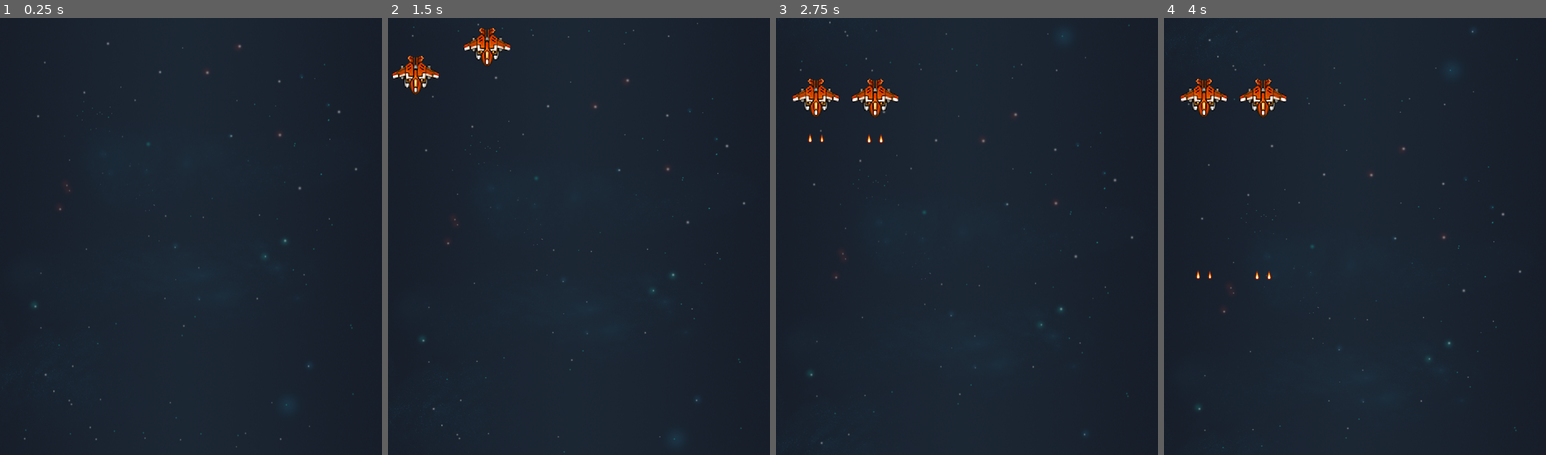
Above: before the commit, frames 1-4 (left to right).
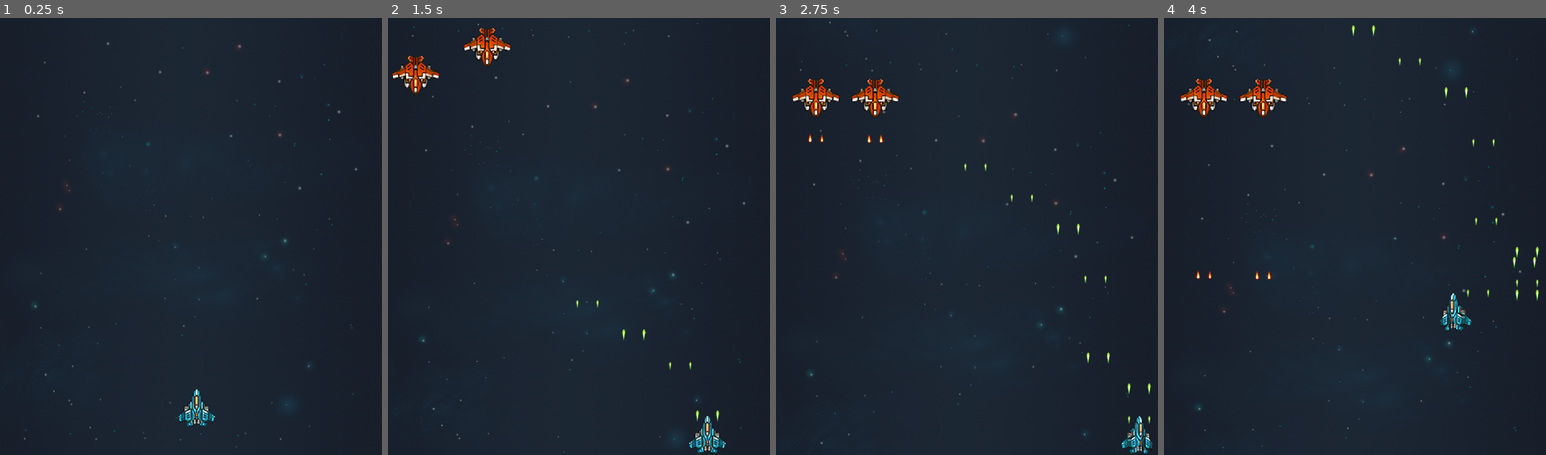
Above: after the commit, the same moments.

Repository: M4L3N4B/ISCS-ShootEmUp
Game: Godot game, scene res://scenes/level.tscn
Two runs of this game, one before a commit and one after it. Both use one fixed random seed, a clock stepped at 60 frames per second and the inputs below.
Inputs:
- Up to frame 1 (0.25 s): no input
- Up to frame 2 (1.5 s): hold D (Right, bound only after the commit) 0.53-1.28 s; hold F (Fire, bound only after the commit) 0.53-1.28 s; hold S (Down, bound only after the commit) from 1.28 s (still down); tap F (Fire, bound only after the commit) at 1.35 s
- Up to frame 3 (2.75 s): release S (Down, bound only after the commit) at 2.03 s; hold D (Right, bound only after the commit) from 2.03 s (still down); hold F (Fire, bound only after the commit) from 2.03 s (still down)
- Up to frame 4 (4 s): release D (Right, bound only after the commit) at 2.78 s; release F (Fire, bound only after the commit) at 2.78 s; hold W (Up, bound only after the commit) 2.78-3.53 s; tap F (Fire, bound only after the commit) at 2.85 s; hold A (Left, bound only after the commit) from 3.53 s (still down); hold F (Fire, bound only after the commit) from 3.53 s (still down)

The runs differ from the first frame. In frame 1, 0.4% of the frame differs, in the area x 46-57%, y 84-94%; in frame 2, 0.5%; in frame 3, 0.5%; in frame 4, 0.6%, in the area x 49-99%, y 1-72%.

Commit message:
Added player scene and logic

Diff:
--- a/project.godot
+++ b/project.godot
@@ -20,6 +20,38 @@
 window/size/viewport_width=700
 window/size/viewport_height=800
 
+[dotnet]
+
+project/assembly_name="ISCS-ShootEmUp"
+
+[input]
+
+Up={
+"deadzone": 0.5,
+"events": [Object(InputEventKey,"resource_local_to_scene":false,"resource_name":"","device":-1,"window_id":0,"alt_pressed":false,"shift_pressed":false,"ctrl_pressed":false,"meta_pressed":false,"pressed":false,"keycode":0,"physical_keycode":87,"key_label":0,"unicode":119,"location":0,"echo":false,"script":null)
+]
+}
+Down={
+"deadzone": 0.5,
+"events": [Object(InputEventKey,"resource_local_to_scene":false,"resource_name":"","device":-1,"window_id":0,"alt_pressed":false,"shift_pressed":false,"ctrl_pressed":false,"meta_pressed":false,"pressed":false,"keycode":0,"physical_keycode":83,"key_label":0,"unicode":115,"location":0,"echo":false,"script":null)
+]
+}
+Left={
+"deadzone": 0.5,
+"events": [Object(InputEventKey,"resource_local_to_scene":false,"resource_name":"","device":-1,"window_id":0,"alt_pressed":false,"shift_pressed":false,"ctrl_pressed":false,"meta_pressed":false,"pressed":false,"keycode":0,"physical_keycode":65,"key_label":0,"unicode":97,"location":0,"echo":false,"script":null)
+]
+}
+Right={
+"deadzone": 0.5,
+"events": [Object(InputEventKey,"resource_local_to_scene":false,"resource_name":"","device":-1,"window_id":0,"alt_pressed":false,"shift_pressed":false,"ctrl_pressed":false,"meta_pressed":false,"pressed":false,"keycode":0,"physical_keycode":68,"key_label":0,"unicode":100,"location":0,"echo":false,"script":null)
+]
+}
+Fire={
+"deadzone": 0.5,
+"events": [Object(InputEventKey,"resource_local_to_scene":false,"resource_name":"","device":-1,"window_id":0,"alt_pressed":false,"shift_pressed":false,"ctrl_pressed":false,"meta_pressed":false,"pressed":false,"keycode":0,"physical_keycode":70,"key_label":0,"unicode":102,"location":0,"echo":false,"script":null)
+]
+}
+
 [physics]
 
 3d/physics_engine="Jolt Physics"
--- a/scenes/level.tscn
+++ b/scenes/level.tscn
@@ -2,6 +2,8 @@
 
 [ext_resource type="Texture2D" uid="uid://bhriopcof4dte" path="res://assets/SpaceRage/BG.png" id="1_2q6dc"]
 [ext_resource type="PackedScene" uid="uid://drpd3p6ulghka" path="res://scenes/enemy/enemy.tscn" id="2_w7c3h"]
+[ext_resource type="PackedScene" uid="uid://c8emdavkhvib6" path="res://scenes/player.tscn" id="2_w8frs"]
+[ext_resource type="Script" uid="uid://bh0fkbf7fpmc7" path="res://scripts/player.gd" id="3_mx8sn"]
 
 [node name="Level" type="Node2D" unique_id=1582846004]
 
@@ -13,6 +15,10 @@
 position = Vector2(350, 400)
 texture = ExtResource("1_2q6dc")
 
+[node name="Player" parent="." unique_id=238055065 instance=ExtResource("2_w8frs")]
+position = Vector2(360, 716)
+script = ExtResource("3_mx8sn")
+
 [node name="Enemy" parent="." unique_id=2141922867 instance=ExtResource("2_w7c3h")]
 position = Vector2(181.99998, -96)
 
--- a/scenes/player.tscn
+++ b/scenes/player.tscn
@@ -1,7 +1,165 @@
 [gd_scene format=3 uid="uid://c8emdavkhvib6"]
 
-[node name="Player" type="CharacterBody2D" unique_id=1141798760]
+[ext_resource type="Texture2D" uid="uid://f0gjfj6ns58a" path="res://assets/SpaceRage/Player/player_b_m.png" id="1_3vyb7"]
+[ext_resource type="Texture2D" uid="uid://d34arfhw1lcdt" path="res://assets/SpaceRage/Explosions/explosion_1_01.png" id="1_a8ls1"]
+[ext_resource type="Script" uid="uid://bh0fkbf7fpmc7" path="res://scripts/player.gd" id="1_qfm1y"]
+[ext_resource type="Texture2D" uid="uid://bpjbxfr3q581p" path="res://assets/SpaceRage/Explosions/explosion_1_02.png" id="2_qfm1y"]
+[ext_resource type="Texture2D" uid="uid://cgm1bxuyj6208" path="res://assets/SpaceRage/Explosions/explosion_1_03.png" id="3_fulsm"]
+[ext_resource type="Texture2D" uid="uid://d05u3xbpnbmpn" path="res://assets/SpaceRage/Explosions/explosion_1_04.png" id="4_4r5pv"]
+[ext_resource type="Texture2D" uid="uid://cxowppn1cm3ir" path="res://assets/SpaceRage/Explosions/explosion_1_05.png" id="5_60mlk"]
+[ext_resource type="Texture2D" uid="uid://dah1avkrbv85q" path="res://assets/SpaceRage/Explosions/explosion_1_06.png" id="6_i4ail"]
+[ext_resource type="Texture2D" uid="uid://517junmyu8ry" path="res://assets/SpaceRage/Explosions/explosion_1_07.png" id="7_a38lo"]
+[ext_resource type="Texture2D" uid="uid://g5ofuq2cqmqr" path="res://assets/SpaceRage/Explosions/explosion_1_08.png" id="8_4ni07"]
+[ext_resource type="Texture2D" uid="uid://dt4pwusfloay2" path="res://assets/SpaceRage/Explosions/explosion_1_09.png" id="9_l71n6"]
+[ext_resource type="Texture2D" uid="uid://dpge5sghnyrhs" path="res://assets/SpaceRage/Explosions/explosion_1_10.png" id="10_ke2ow"]
+[ext_resource type="Texture2D" uid="uid://dd55sefq85ooh" path="res://assets/SpaceRage/Explosions/explosion_1_11.png" id="11_ujl30"]
+[ext_resource type="Texture2D" uid="uid://cy5do1mh8ui2u" path="res://assets/SpaceRage/Player/player_b_l1.png" id="12_31cv2"]
+[ext_resource type="Texture2D" uid="uid://nywsigqtph21" path="res://assets/SpaceRage/Player/player_b_r2.png" id="13_pf23h"]
+[ext_resource type="Texture2D" uid="uid://ddfdfwwfjih3u" path="res://assets/SpaceRage/Player/player_b_l2.png" id="14_dt7fs"]
+[ext_resource type="Texture2D" uid="uid://bf6wwfqhohjxh" path="res://assets/SpaceRage/Player/player_b_r1.png" id="15_wqfne"]
 
-[node name="CollisionShape2D" type="CollisionShape2D" parent="." unique_id=1069034185]
+[sub_resource type="SpriteFrames" id="SpriteFrames_wnwbv"]
+animations = [{
+"frames": [{
+"duration": 1.0,
+"texture": ExtResource("1_a8ls1")
+}, {
+"duration": 1.0,
+"texture": ExtResource("2_qfm1y")
+}, {
+"duration": 1.0,
+"texture": ExtResource("3_fulsm")
+}, {
+"duration": 1.0,
+"texture": ExtResource("4_4r5pv")
+}, {
+"duration": 1.0,
+"texture": ExtResource("5_60mlk")
+}, {
+"duration": 1.0,
+"texture": ExtResource("6_i4ail")
+}, {
+"duration": 1.0,
+"texture": ExtResource("7_a38lo")
+}, {
+"duration": 1.0,
+"texture": ExtResource("8_4ni07")
+}, {
+"duration": 1.0,
+"texture": ExtResource("9_l71n6")
+}, {
+"duration": 1.0,
+"texture": ExtResource("10_ke2ow")
+}, {
+"duration": 1.0,
+"texture": ExtResource("11_ujl30")
+}],
+"loop": false,
+"name": &"explode",
+"speed": 30.0
+}, {
+"frames": [{
+"duration": 1.0,
+"texture": ExtResource("12_31cv2")
+}],
+"loop": true,
+"name": &"full_left",
+"speed": 5.0
+}, {
+"frames": [{
+"duration": 1.0,
+"texture": ExtResource("13_pf23h")
+}],
+"loop": true,
+"name": &"full_right",
+"speed": 5.0
+}, {
+"frames": [{
+"duration": 1.0,
+"texture": ExtResource("14_dt7fs")
+}, {
+"duration": 1.0,
+"texture": ExtResource("12_31cv2")
+}],
+"loop": false,
+"name": &"strafe_left",
+"speed": 7.5
+}, {
+"frames": [{
+"duration": 1.0,
+"texture": ExtResource("15_wqfne")
+}, {
+"duration": 1.0,
+"texture": ExtResource("13_pf23h")
+}],
+"loop": false,
+"name": &"strafe_right",
+"speed": 7.5
+}, {
+"frames": [{
+"duration": 1.0,
+"texture": ExtResource("1_3vyb7")
+}],
+"loop": true,
+"name": &"straight",
+"speed": 5.0
+}, {
+"frames": [{
+"duration": 1.0,
+"texture": ExtResource("12_31cv2")
+}, {
+"duration": 1.0,
+"texture": ExtResource("14_dt7fs")
+}],
+"loop": false,
+"name": &"straighten_from_left",
+"speed": 7.5
+}, {
+"frames": [{
+"duration": 1.0,
+"texture": ExtResource("13_pf23h")
+}, {
+"duration": 1.0,
+"texture": ExtResource("15_wqfne")
+}],
+"loop": false,
+"name": &"straighten_from_right",
+"speed": 7.5
+}]
 
-[node name="AnimatedSprite2D" type="AnimatedSprite2D" parent="." unique_id=1424358641]
+[sub_resource type="CapsuleShape2D" id="CapsuleShape2D_mx8sn"]
+radius = 38.0
+height = 84.0
+
+[node name="Player" type="CharacterBody2D" unique_id=238055065]
+script = ExtResource("1_qfm1y")
+
+[node name="AnimatedSprite2D" type="AnimatedSprite2D" parent="." unique_id=182848510]
+texture_filter = 1
+position = Vector2(2.000001, 3.000001)
+scale = Vector2(1.4375, 1.4375)
+sprite_frames = SubResource("SpriteFrames_wnwbv")
+animation = &"strafe_right"
+
+[node name="CollisionShape2D" type="CollisionShape2D" parent="." unique_id=481330714]
+shape = SubResource("CapsuleShape2D_mx8sn")
+
+[node name="Timers" type="Node" parent="." unique_id=200191562]
+
+[node name="MovementTimer" type="Timer" parent="Timers" unique_id=1111620316]
+wait_time = 0.5
+one_shot = true
+
+[node name="ShootTimer" type="Timer" parent="Timers" unique_id=1807148631]
+wait_time = 0.25
+one_shot = true
+
+[node name="BulletMarkers" type="Node2D" parent="." unique_id=336384798]
+
+[node name="RightMarker" type="Marker2D" parent="BulletMarkers" unique_id=1499627553]
+position = Vector2(19, -6)
+
+[node name="LeftMarker" type="Marker2D" parent="BulletMarkers" unique_id=1171499303]
+position = Vector2(-18, -6)
+
+[connection signal="timeout" from="Timers/ShootTimer" to="." method="_on_ShootTimer_timeout"]
--- /dev/null
+++ b/scenes/playerbullet.tscn
@@ -0,0 +1,32 @@
+[gd_scene format=3 uid="uid://dsvjq6xpa6rxh"]
+
+[ext_resource type="Texture2D" uid="uid://dm6l7b0dm8nxn" path="res://assets/SpaceRage/FX/plasma_1.png" id="1_7fy7u"]
+[ext_resource type="Script" uid="uid://crdfgae3pctwk" path="res://scripts/player_bullet.gd" id="1_7jfqc"]
+[ext_resource type="Texture2D" uid="uid://ci65p7qoc4bax" path="res://assets/SpaceRage/FX/plasma_2.png" id="2_7jfqc"]
+
+[sub_resource type="SpriteFrames" id="SpriteFrames_rqvlm"]
+animations = [{
+"frames": [{
+"duration": 1.0,
+"texture": ExtResource("1_7fy7u")
+}, {
+"duration": 1.0,
+"texture": ExtResource("2_7jfqc")
+}],
+"loop": true,
+"name": &"fire",
+"speed": 10.0
+}]
+
+[sub_resource type="RectangleShape2D" id="RectangleShape2D_g3yst"]
+size = Vector2(6, 20)
+
+[node name="Area2D" type="Area2D" unique_id=699450745]
+script = ExtResource("1_7jfqc")
+
+[node name="AnimatedSprite2D" type="AnimatedSprite2D" parent="." unique_id=995603338]
+sprite_frames = SubResource("SpriteFrames_rqvlm")
+animation = &"fire"
+
+[node name="CollisionShape2D" type="CollisionShape2D" parent="." unique_id=114989669]
+shape = SubResource("RectangleShape2D_g3yst")
--- /dev/null
+++ b/scripts/player.gd
@@ -0,0 +1,106 @@
+extends CharacterBody2D
+
+@onready var anim_sprite = $AnimatedSprite2D
+@onready var mvmt_timer = $Timers/MovementTimer
+@onready var shoot_timer = $Timers/ShootTimer
+@onready var bullet_markers = $BulletMarkers
+
+var bullet = preload("res://scenes/playerbullet.tscn")
+
+const SPEED = 300.0
+var last_direction = 0
+var health = 100
+var canShoot = true
+
+# The functions are arranged as follows:
+# 1. Movement-related
+# 2. Collision-related
+# 3. Firing-related
+# 4. Timer-related
+
+# Movement-related Functions
+
+func _physics_process(_delta: float) -> void:
+	var movement = Vector2.ZERO
+
+	if Input.is_action_pressed("Up"):
+		movement.y = -1
+	if Input.is_action_pressed("Down"):
+		movement.y = 1
+	if Input.is_action_pressed("Left"):
+		movement.x = -1
+	if Input.is_action_pressed("Right"):
+		movement.x = 1
+
+	movement = movement.normalized() * SPEED
+	velocity = movement
+	move_and_slide()
+
+	global_position.x = clamp(global_position.x, 35, 665)
+	global_position.y = clamp(global_position.y, 40, 765)
+
+	if movement.x < 0:
+		if last_direction != -1:
+			anim_sprite.play("strafe_left")
+			mvmt_timer.start()
+			last_direction = -1
+
+	elif movement.x > 0:
+		if last_direction != 1:
+			anim_sprite.play("strafe_right")
+			mvmt_timer.start()
+			last_direction = 1
+
+	else:
+		if last_direction == -1:
+			anim_sprite.play("straighten_from_left")
+		elif last_direction == 1:
+			anim_sprite.play("straighten_from_right")
+		else: anim_sprite.play("straight")
+		last_direction = 0
+
+# Collision-related Functions
+
+func take_damage(damage: int) -> void:
+	health -= damage
+	is_health_zero()
+
+func is_health_zero() -> void:
+	if health == 0:
+		explode()
+		shoot_timer.stop()
+		canShoot = false
+
+func explode() -> void:
+	anim_sprite.play("explode")
+	await anim_sprite.animation_finished
+	queue_free()
+
+# Firing-related Functions
+
+func _process(_delta: float) -> void:
+	if Input.is_action_pressed("Fire") and canShoot:
+		shoot()
+
+func _on_ShootTimer_timeout():
+	canShoot = true
+
+func shoot():
+	for marker in bullet_markers.get_children():
+		var bullet_item = bullet.instantiate()
+		bullet_item.global_position = marker.global_position
+		get_parent().add_child(bullet_item)
+		canShoot = false
+		shoot_timer.start()
+
+# Timer-related Functions
+
+func _on_MovementTimer_timeout() -> void:
+	if anim_sprite.animation == "full_left":
+		anim_sprite.play("strafe_left")
+	elif anim_sprite.animation != "full_right":
+		anim_sprite.play("strafe_right")
+
+func _on_movement_animation_finished(anim_name: String) -> void:
+	if anim_name == "straighten_from_left" or anim_name == "straighten_from_right":
+		anim_sprite.play("straight")
--- /dev/null
+++ b/scripts/player_bullet.gd
@@ -0,0 +1,12 @@
+extends Area2D
+
+@onready var anim_sprite = $AnimatedSprite2D
+const SPEED = 200
+var top_border: float
+
+func _physics_process(delta: float):
+	top_border = 0
+	position.y -= delta * SPEED
+	anim_sprite.play("fire")
+	if position.y < top_border:
+		queue_free()
Not shown, added: scripts/player.gd.uid
Not shown, added: scripts/player_bullet.gd.uid
